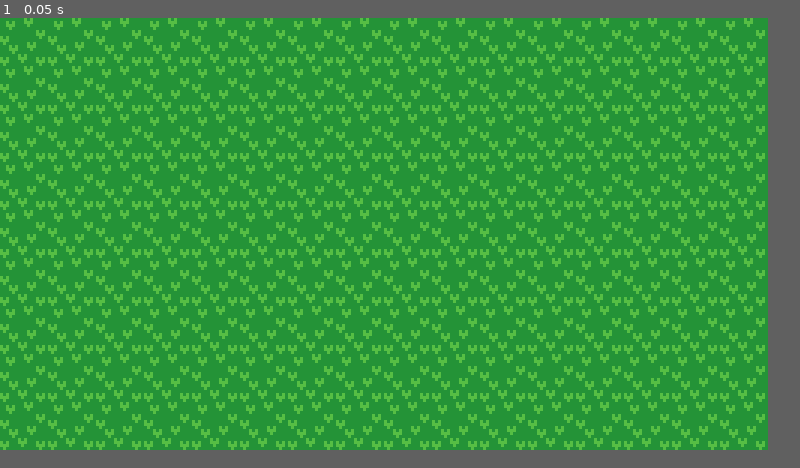
Above: before the commit, frame 1.
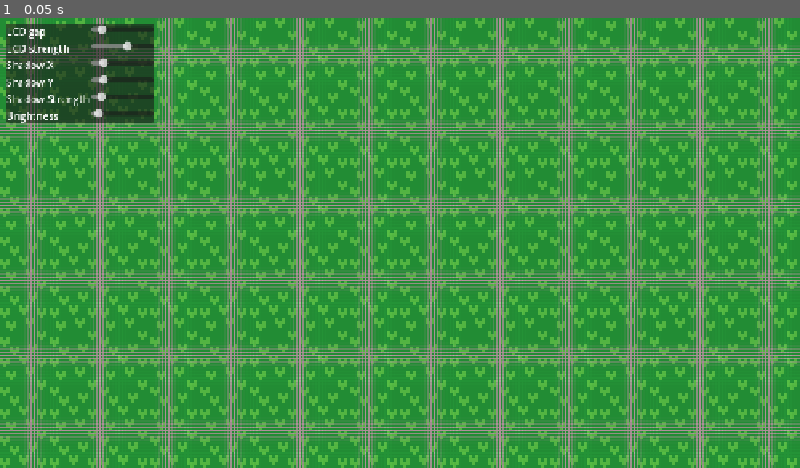
Above: after the commit, the same moment.

Repository: BrightMothGames/trans-jam-26
Game: Godot game, scene res://game_overlay.tscn
The game is run twice, just before and just after one commit, with the same random seed, the same clock (stepped at 60 frames per second) and the same inputs. Before the commit the project starts from res://map.tscn.
Inputs:
- Up to frame 1 (0.05 s): no input
In our replay, the window is 768x432 before the commit and 800x450 after it. These sizes can differ from the game's own. Grey fills any space a smaller window leaves; there, only what the larger window draws over its background counts as a difference.

The runs differ from the first frame. In frame 1, 48% of the frame differs, in the area x 0-100%, y 0-100%.

Commit message:
testing shaderzz

Diff:
--- /dev/null
+++ b/project/game_overlay.gd
@@ -0,0 +1,26 @@
+extends SubViewportContainer
+
+@onready var shader = material
+
+var shadow_offsest: Vector2 = Vector2.ZERO
+
+
+func _on_lcd_gap_value_changed(value: float) -> void:
+	shader.set_shader_parameter("scanline_width", value)
+
+func _on_lcd_str_value_changed(value: float) -> void:
+	shader.set_shader_parameter("scanline_strength", value)
+
+func _on_shad_x_value_changed(value: float) -> void:
+	shadow_offsest.x = value
+	shader.set_shader_parameter("shadow_displacement", shadow_offsest)
+
+func _on_shad_y_value_changed(value: float) -> void:
+	shadow_offsest.y = value
+	shader.set_shader_parameter("shadow_displacement", shadow_offsest)
+
+func _on_shad_str_value_changed(value: float) -> void:
+	shader.set_shader_parameter("shadow_strength", value)
+
+func _on_bright_value_changed(value: float) -> void:
+	shader.set_shader_parameter("brightness", value)
--- /dev/null
+++ b/project/game_overlay.gdshader
@@ -0,0 +1,37 @@
+shader_type canvas_item;
+
+uniform vec3 background_color : source_color = vec3(.5);
+uniform float scanline_strength : hint_range(0, 1) = .25;
+uniform float scanline_width : hint_range(0., .9) = .25;
+
+uniform vec2 shadow_displacement = vec2(.15);
+uniform float shadow_strength : hint_range(0, 1) = .25;
+uniform float brightness : hint_range(0, 1) = .6;
+
+void vertex() {
+	// Called for every vertex the material is visible on.
+}
+
+void fragment() {
+	vec4 color = texture(TEXTURE, UV);
+	vec2 scaled_uv = vec2(UV.x * PI * 256., UV.y * PI * 144.);
+	float hscanlines = pow(abs(cos(scaled_uv.x)) + scanline_width / 10., (1. - scanline_width) * 100.);
+	float vscanlines = pow(abs(cos(scaled_uv.y)) + scanline_width / 10., (1. - scanline_width) * 100.);
+	float scanlines = clamp(hscanlines + vscanlines, 0., 1.);
+	color.rgb = mix(color.rgb, background_color, scanlines * scanline_strength);
+
+	vec2 shadow_uv = (vec2(1. / 256., 1. / 144.) * shadow_displacement);
+	vec4 shadow = texture(TEXTURE, UV - shadow_uv);
+	float shadow_hscanlines = pow(abs(cos(scaled_uv.x - shadow_displacement.x * PI)) + scanline_width / 10., (1. - scanline_width) * 100.);
+	float shadow_vscanlines = pow(abs(cos(scaled_uv.y - shadow_displacement.y * PI)) + scanline_width / 10., (1. - scanline_width) * 100.);
+	float shadow_scanlines = clamp(shadow_hscanlines + shadow_vscanlines, 0., 1.);
+	shadow.rgb = mix(shadow.rgb, vec3(.0), shadow_scanlines * scanline_strength);
+	shadow.rgb *= vec3(shadow_strength);
+	shadow.rgb *= scanlines + (1. - brightness);
+	//color.rgb -= shadow.rgb;
+
+	COLOR.rgb = color.rgb - shadow.rgb;
+	//COLOR.rgb = vec3(shadow_scanlines);
+	//COLOR.rgb = shadow.rgb;
+	//COLOR.rgb = color.rgb;
+}
--- /dev/null
+++ b/project/game_overlay.tscn
@@ -0,0 +1,125 @@
+[gd_scene format=3 uid="uid://dndkpoo2di117"]
+
+[ext_resource type="PackedScene" uid="uid://d0unbw5gggp58" path="res://map.tscn" id="1_d6a45"]
+[ext_resource type="Shader" uid="uid://ducas5uitgne4" path="res://game_overlay.gdshader" id="1_tgvcj"]
+[ext_resource type="Script" uid="uid://cju8ctdsfhm5h" path="res://game_overlay.gd" id="2_a4b8y"]
+
+[sub_resource type="ShaderMaterial" id="ShaderMaterial_tgvcj"]
+shader = ExtResource("1_tgvcj")
+shader_parameter/background_color = Color(0.71778154, 0.67424935, 0.6453425, 1)
+shader_parameter/scanline_strength = 1.0
+shader_parameter/scanline_width = 0.0
+shader_parameter/shadow_displacement = Vector2(0.15, 0.15)
+shader_parameter/shadow_strength = 0.14400000684
+shader_parameter/brightness = 0.64400003059
+
+[node name="game_overlay" type="SubViewportContainer" unique_id=1856797561]
+texture_filter = 1
+material = SubResource("ShaderMaterial_tgvcj")
+anchors_preset = 15
+anchor_right = 1.0
+anchor_bottom = 1.0
+grow_horizontal = 2
+grow_vertical = 2
+offset_transform_enabled = true
+stretch = true
+stretch_shrink = 5
+script = ExtResource("2_a4b8y")
+
+[node name="sub_viewport" type="SubViewport" parent="." unique_id=1350890041]
+size = Vector2i(256, 144)
+
+[node name="node_2d" parent="sub_viewport" unique_id=27854237 instance=ExtResource("1_d6a45")]
+
+[node name="margin_container" type="MarginContainer" parent="." unique_id=750042023]
+layout_mode = 2
+theme_override_constants/margin_left = 10
+theme_override_constants/margin_top = 10
+theme_override_constants/margin_right = 10
+theme_override_constants/margin_bottom = 10
+
+[node name="panel_container_2" type="PanelContainer" parent="margin_container" unique_id=1909835815]
+layout_mode = 2
+offset_transform_position = Vector2(10, 10)
+
+[node name="v_box_container" type="GridContainer" parent="margin_container/panel_container_2" unique_id=619971924]
+layout_mode = 2
+columns = 2
+
+[node name="label" type="Label" parent="margin_container/panel_container_2/v_box_container" unique_id=1388356759]
+layout_mode = 2
+text = "LCD gap"
+
+[node name="lcd_gap" type="HSlider" parent="margin_container/panel_container_2/v_box_container" unique_id=1211588184]
+custom_minimum_size = Vector2(100, 0)
+layout_mode = 2
+max_value = 0.9
+step = 0.01
+value = 0.1
+allow_greater = true
+
+[node name="label_2" type="Label" parent="margin_container/panel_container_2/v_box_container" unique_id=1382822156]
+layout_mode = 2
+text = "LCD strength"
+
+[node name="lcd_str" type="HSlider" parent="margin_container/panel_container_2/v_box_container" unique_id=10029387]
+custom_minimum_size = Vector2(100, 0)
+layout_mode = 2
+max_value = 1.0
+step = 0.01
+value = 0.6
+
+[node name="label_3" type="Label" parent="margin_container/panel_container_2/v_box_container" unique_id=526569159]
+layout_mode = 2
+text = "Shadow X"
+
+[node name="shad_x" type="HSlider" parent="margin_container/panel_container_2/v_box_container" unique_id=1533213231]
+custom_minimum_size = Vector2(100, 0)
+layout_mode = 2
+max_value = 1.0
+step = 0.01
+value = 0.15
+allow_greater = true
+
+[node name="label_4" type="Label" parent="margin_container/panel_container_2/v_box_container" unique_id=2038870146]
+layout_mode = 2
+text = "Shadow Y"
+
+[node name="shad_y" type="HSlider" parent="margin_container/panel_container_2/v_box_container" unique_id=1018860641]
+custom_minimum_size = Vector2(100, 0)
+layout_mode = 2
+max_value = 1.0
+step = 0.01
+value = 0.15
+allow_greater = true
+
+[node name="label_5" type="Label" parent="margin_container/panel_container_2/v_box_container" unique_id=1099976578]
+layout_mode = 2
+text = "Shadow Strength"
+
+[node name="shad_str" type="HSlider" parent="margin_container/panel_container_2/v_box_container" unique_id=1044650477]
+custom_minimum_size = Vector2(100, 0)
+layout_mode = 2
+max_value = 1.0
+step = 0.01
+value = 0.1
+
+[node name="label_6" type="Label" parent="margin_container/panel_container_2/v_box_container" unique_id=1795011813]
+layout_mode = 2
+text = "Brightness"
+
+[node name="bright" type="HSlider" parent="margin_container/panel_container_2/v_box_container" unique_id=2102638613]
+custom_minimum_size = Vector2(100, 0)
+layout_mode = 2
+max_value = 1.0
+step = 0.01
+value = 0.05
+allow_greater = true
+allow_lesser = true
+
+[connection signal="value_changed" from="margin_container/panel_container_2/v_box_container/lcd_gap" to="." method="_on_lcd_gap_value_changed"]
+[connection signal="value_changed" from="margin_container/panel_container_2/v_box_container/lcd_str" to="." method="_on_lcd_str_value_changed"]
+[connection signal="value_changed" from="margin_container/panel_container_2/v_box_container/shad_x" to="." method="_on_shad_x_value_changed"]
+[connection signal="value_changed" from="margin_container/panel_container_2/v_box_container/shad_y" to="." method="_on_shad_y_value_changed"]
+[connection signal="value_changed" from="margin_container/panel_container_2/v_box_container/shad_str" to="." method="_on_shad_str_value_changed"]
+[connection signal="value_changed" from="margin_container/panel_container_2/v_box_container/bright" to="." method="_on_bright_value_changed"]
--- a/project/project.godot
+++ b/project/project.godot
@@ -11,19 +11,16 @@
 [application]
 
 config/name="trans-jam-26"
-run/main_scene="res://map.tscn"
+run/main_scene="uid://dndkpoo2di117"
 config/features=PackedStringArray("4.7", "GL Compatibility")
 config/icon="res://icon.svg"
 
 [display]
 
-window/size/viewport_width=256
-window/size/viewport_height=144
+window/size/viewport_width=1280
+window/size/viewport_height=720
 window/size/sharp_corners=true
-window/size/window_width_override=768
-window/size/window_height_override=432
-window/stretch/mode="viewport"
-window/stretch/scale_mode="integer"
+window/stretch/mode="canvas_items"
 
 [editor]
 
Not shown, added: project/game_overlay.gd.uid
Not shown, added: project/game_overlay.gdshader.uid
